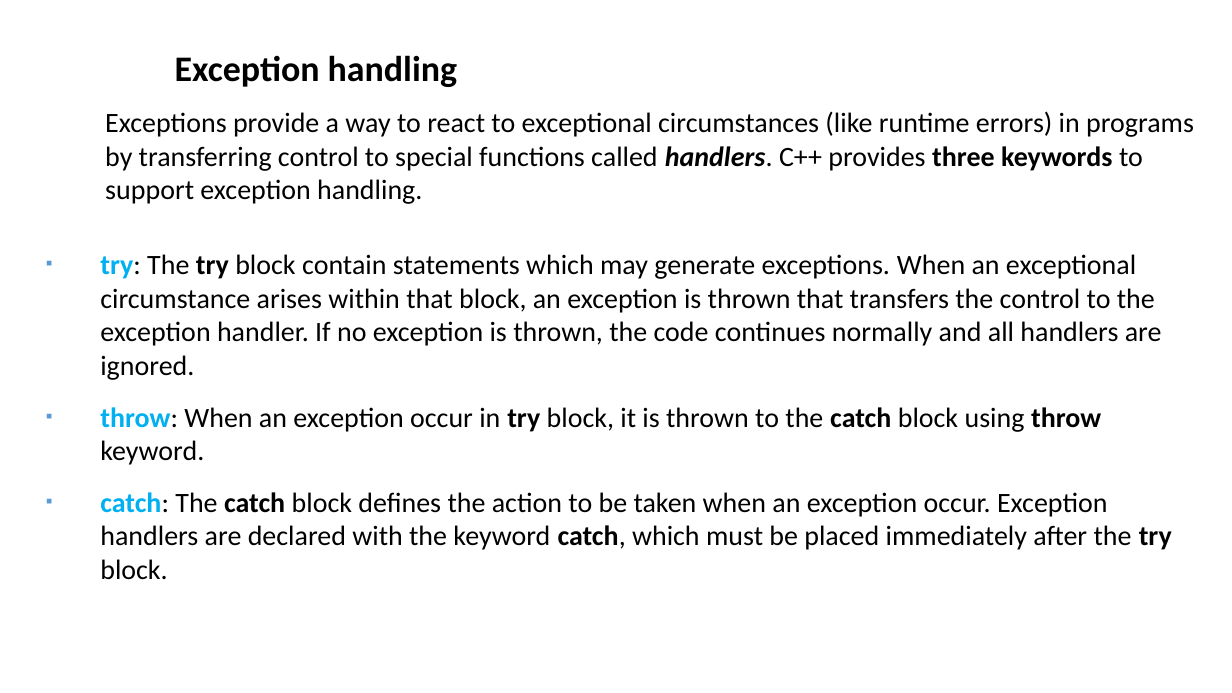
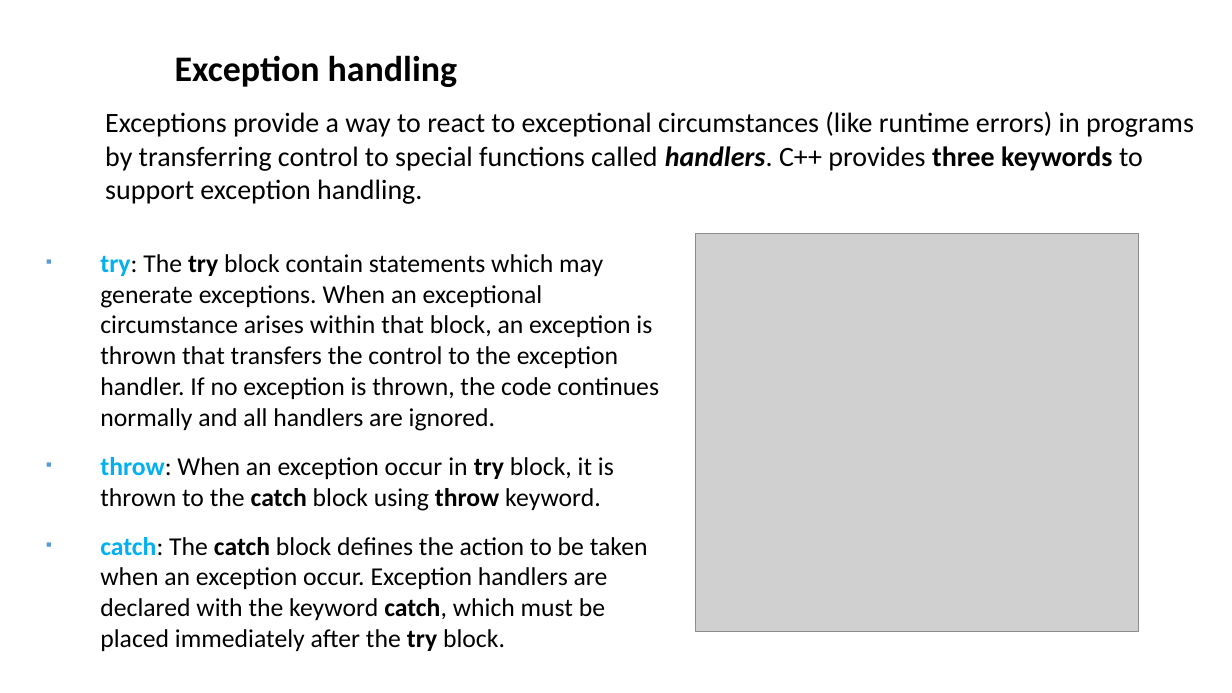
Before and after one commit to ShiqiYu/CPP, a slide deck: slide 5 of week14/Lab14.pptx (slide 7 before the commit). Drawn at 1232x693 pixels with LibreOffice and Linux fonts; fonts in the diff are those of the drawing; grey boxes stand for pictures; background and template pictures are left out. Boxes give left, top, right and bottom in pixels: in the first picture for what was removed or moved away, otherwise in the second. Text is boxed around its words. In the diff, an @@ line names an element or a change of style, - is before the commit and + after.

```diff
--- a/week14/Lab14.pptx
+++ b/week14/Lab14.pptx
@@ picture added at (696, 234, 1139, 631) @@
@@ text "try: The try block contain ..." at (100, 254, 659, 620): size 21.8 to 20 pt @@
```
Also in this commit, not shown: 6 other slides changed, 2 slides added, 11 slides removed, 2 other files.
